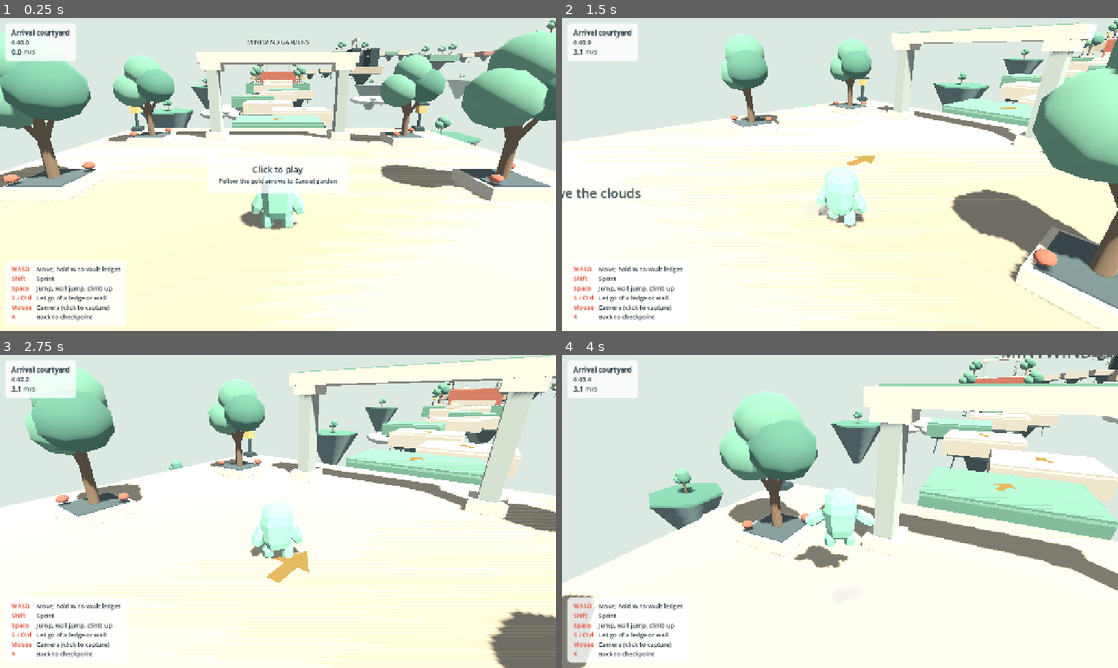
Above: before the commit, frames 1-4 (two rows, left to right).
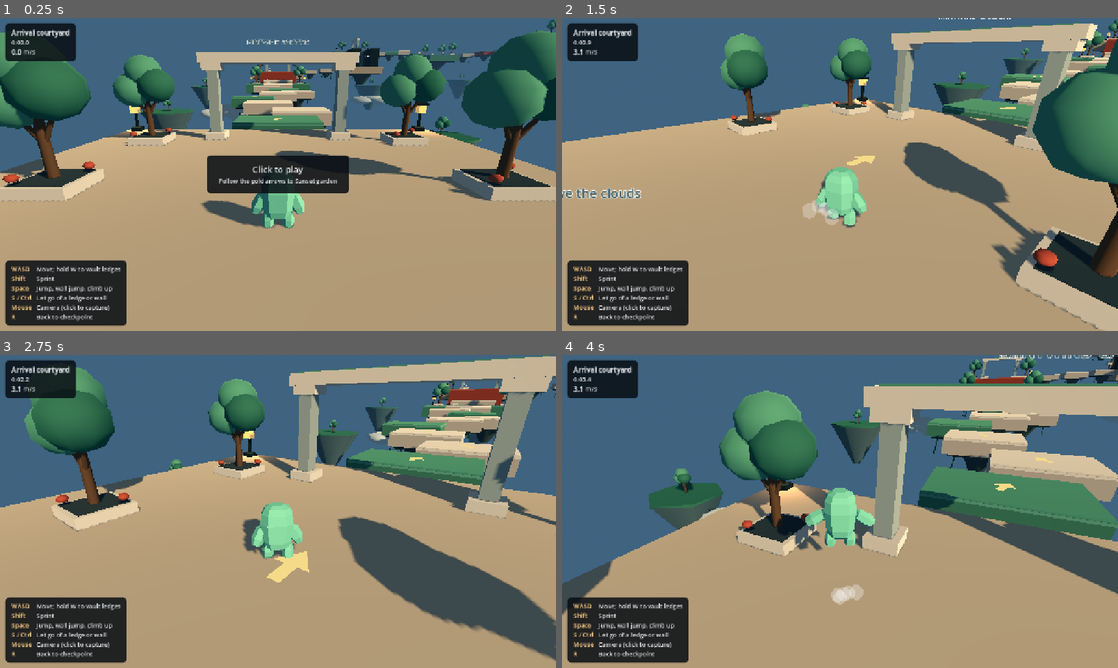
Above: after the commit, the same moments.

Repository: disposeallworries/beta-game
Game: Godot game, scene res://scenes/main.tscn
The game is run twice, just before and just after one commit, with the same random seed, the same clock (stepped at 60 frames per second) and the same inputs.
Inputs (mouse positions are in pixels of both pictures, inside the frame that each line leads up to):
- Up to frame 1 (0.25 s): no input
- Up to frame 2 (1.5 s): tap Enter (restart) at 0.5, 1.25 s; move the mouse to (962, 158) at 0.52 s; hold D (move_right) 0.53-1.28 s; hold Ctrl (drop) 0.53-1.28 s; click (962, 158) at 0.67 s; tap Space (jump) at 0.77 s; move the mouse to (812, 174) at 1.27 s; hold W (move_forward) from 1.28 s (still down); tap Up (climb) at 1.35 s
- Up to frame 3 (2.75 s): keep holding W (move_forward); tap Space (jump) at 1.52 s; tap Ctrl (drop) at 1.55 s; tap Enter (restart) at 2 s; move the mouse to (289, 505) at 2.02 s; hold Ctrl (drop) from 2.03 s (still down)
- Up to frame 4 (4 s): keep holding W (move_forward); tap Enter (restart) at 2.75, 3.5 s; move the mouse to (834, 517) at 2.77 s; release Ctrl (drop) at 2.78 s; tap Shift (sprint) at 2.85 s; click (834, 517) at 2.92 s; tap Space (jump) at 3.02, 3.77 s; tap Ctrl (drop) at 3.05 s; move the mouse to (878, 514) at 3.52 s; hold Ctrl (drop) from 3.53 s (still down); tap Keypad Enter at 3.6 s

The runs differ from the first frame. In frame 1, 99% of the frame differs, in the area x 0-100%, y 0-100%; in frame 2, 99%; in frame 3, 99%; in frame 4, 99%.

Commit message:
Add cinematic dusk lighting and parkour roguelite design ideas

Diff:
--- a/project.godot
+++ b/project.godot
@@ -3,7 +3,7 @@
 
 [application]
 config/name="Mint Blob Parkour"
-config/version="1.2.0"
+config/version="1.2.1"
 run/main_scene="res://scenes/main.tscn"
 config/features=PackedStringArray("4.5", "GL Compatibility")
 config/icon="res://assets/icon.svg"
@@ -23,4 +23,4 @@
 renderer/rendering_method.mobile="gl_compatibility"
 textures/default_filters/use_nearest_mipmap_filter=false
 anti_aliasing/quality/msaa_3d=2
-environment/defaults/default_clear_color=Color(0.65098, 0.76078, 0.81176, 1)
+environment/defaults/default_clear_color=Color(0.10, 0.16, 0.23, 1)
--- a/scripts/course.gd
+++ b/scripts/course.gd
@@ -87,9 +87,12 @@
 	shape.shape = cube_shape
 	body.add_child(shape)
 	var mesh := BoxMesh.new()
-	mesh.size = bounds.size
+	# The inset cap owns the top face. Lower the base mesh so its coplanar
+	# top cannot flicker through the cap under the low cinematic sunlight.
+	mesh.size = Vector3(bounds.size.x, bounds.size.y - .07, bounds.size.z)
 	var visual := MeshInstance3D.new()
 	visual.mesh = mesh
+	visual.position.y = -.035
 	visual.material_override = material(color.darkened(0.12))
 	body.add_child(visual)
 	# A flush inset cap and shallow lower plinth give the islands a crafted rim.
@@ -102,6 +105,7 @@
 		var mat := StandardMaterial3D.new()
 		mat.albedo_color = color
 		mat.roughness = .9
+		mat.metallic_specular = .2
 		materials[color] = mat
 	return materials[color]
 
@@ -268,7 +272,22 @@
 func _lantern(at: Vector3) -> void:
 	_mesh_box(scenery, at + Vector3.UP * .1, Vector3(.55, .2, .55), INK)
 	_mesh_box(scenery, at + Vector3.UP * .65, Vector3(.13, 1.0, .13), INK)
-	_mesh_box(scenery, at + Vector3.UP * 1.25, Vector3(.42, .45, .42), GOLD.lightened(.2))
+	var glass := _mesh_box(scenery, at + Vector3.UP * 1.25, Vector3(.42, .45, .42), GOLD)
+	var glow := StandardMaterial3D.new()
+	glow.albedo_color = Color("f5be73")
+	glow.emission_enabled = true
+	glow.emission = Color("ffc47d")
+	glow.emission_energy_multiplier = .6
+	glass.material_override = glow
+	var lamp := OmniLight3D.new()
+	lamp.name = "LanternLight"
+	lamp.position = at + Vector3.UP * 1.2
+	lamp.light_color = Color("ffc47d")
+	lamp.light_energy = .45
+	lamp.omni_range = 3.4
+	lamp.omni_attenuation = 1.8
+	lamp.shadow_enabled = false
+	scenery.add_child(lamp)
 	_mesh_box(scenery, at + Vector3.UP * 1.53, Vector3(.6, .12, .6), INK)
 
 func _distant_island(at: Vector3, radius: float) -> void:
@@ -329,31 +348,33 @@
 	var env := Environment.new()
 	var sky := Sky.new()
 	var gradient := ProceduralSkyMaterial.new()
-	gradient.sky_top_color = Color("a5c8d2")
-	gradient.sky_horizon_color = Color("e9eee0")
-	gradient.ground_bottom_color = Color("9cb9ba")
-	gradient.ground_horizon_color = Color("e9eee0")
+	gradient.sky_top_color = Color("122036")
+	gradient.sky_horizon_color = Color("775e5a")
+	gradient.ground_bottom_color = Color("0e1b2b")
+	gradient.ground_horizon_color = Color("435361")
 	gradient.sky_curve = .2
 	gradient.ground_curve = .4
 	sky.sky_material = gradient
 	env.sky = sky
 	env.background_mode = Environment.BG_SKY
-	env.background_color = Color("dce9e2")
+	env.background_color = Color("263b50")
+	env.background_energy_multiplier = .65
 	env.ambient_light_source = Environment.AMBIENT_SOURCE_COLOR
-	env.ambient_light_color = Color("e3e9ed")
-	env.ambient_light_energy = .35
-	env.tonemap_mode = Environment.TONE_MAPPER_LINEAR
+	env.ambient_light_color = Color("8ba6c2")
+	env.ambient_light_energy = .28
+	env.tonemap_mode = Environment.TONE_MAPPER_ACES
+	env.tonemap_exposure = .9
 	env.fog_enabled = true
-	env.fog_light_color = Color("dce9e2")
+	env.fog_light_color = Color("435c70")
 	env.fog_mode = Environment.FOG_MODE_DEPTH
-	env.fog_depth_begin = 90
-	env.fog_depth_end = 240
+	env.fog_depth_begin = 60
+	env.fog_depth_end = 220
 	world.environment = env
 	add_child(world)
 	sun = DirectionalLight3D.new()
 	sun.name = "Sun"
-	sun.light_color = Color("fff1dc")
-	sun.light_energy = .75
+	sun.light_color = Color("ffcf9a")
+	sun.light_energy = .38
 	sun.shadow_enabled = true
 	sun.directional_shadow_max_distance = 120
 	sun.directional_shadow_mode = DirectionalLight3D.SHADOW_PARALLEL_4_SPLITS
@@ -361,5 +382,5 @@
 	follow_sun(Vector3.ZERO)
 
 func follow_sun(at: Vector3) -> void:
-	sun.position = at + Vector3(22, 38, 16)
+	sun.position = at + Vector3(28, 18, 18)
 	sun.look_at(at, Vector3.UP)
--- a/scripts/game_hud.gd
+++ b/scripts/game_hud.gd
@@ -10,8 +10,8 @@
 var message_detail: Label
 var message_kind: String = ""
 var root: Control
-var ink: Color = Color("22313a")
-var panel_color: Color = Color(1.0, 1.0, 1.0, 0.8)
+var ink: Color = Color("e4e9ec")
+var panel_color: Color = Color(0.035, 0.055, 0.080, 0.86)
 var bold_font: FontVariation
 
 
@@ -19,9 +19,6 @@
 	if is_instance_valid(root):
 		return
 	layer = 10
-	if DisplayServer.is_dark_mode_supported() and DisplayServer.is_dark_mode():
-		ink = Color("e8f1f3")
-		panel_color = Color(0.078, 0.118, 0.141, 0.78)
 	bold_font = FontVariation.new()
 	bold_font.base_font = ThemeDB.fallback_font
 	bold_font.variation_embolden = 0.7
@@ -78,7 +75,7 @@
 	]
 	for row: Array in controls:
 		var key_label: Label = _label(str(row[0]), 14, true)
-		key_label.add_theme_color_override("font_color", Color("e4604a"))
+		key_label.add_theme_color_override("font_color", Color("e2b879"))
 		grid.add_child(key_label)
 		grid.add_child(_label(str(row[1]), 14))
 
Binary file changed: docs/course.png
Binary file changed: docs/overview.png
Binary file changed: docs/start.png
Not shown, changed: README.md
Not shown, changed: TESTING.md
Not shown, added: docs/ROGUELITE_IDEAS.md
